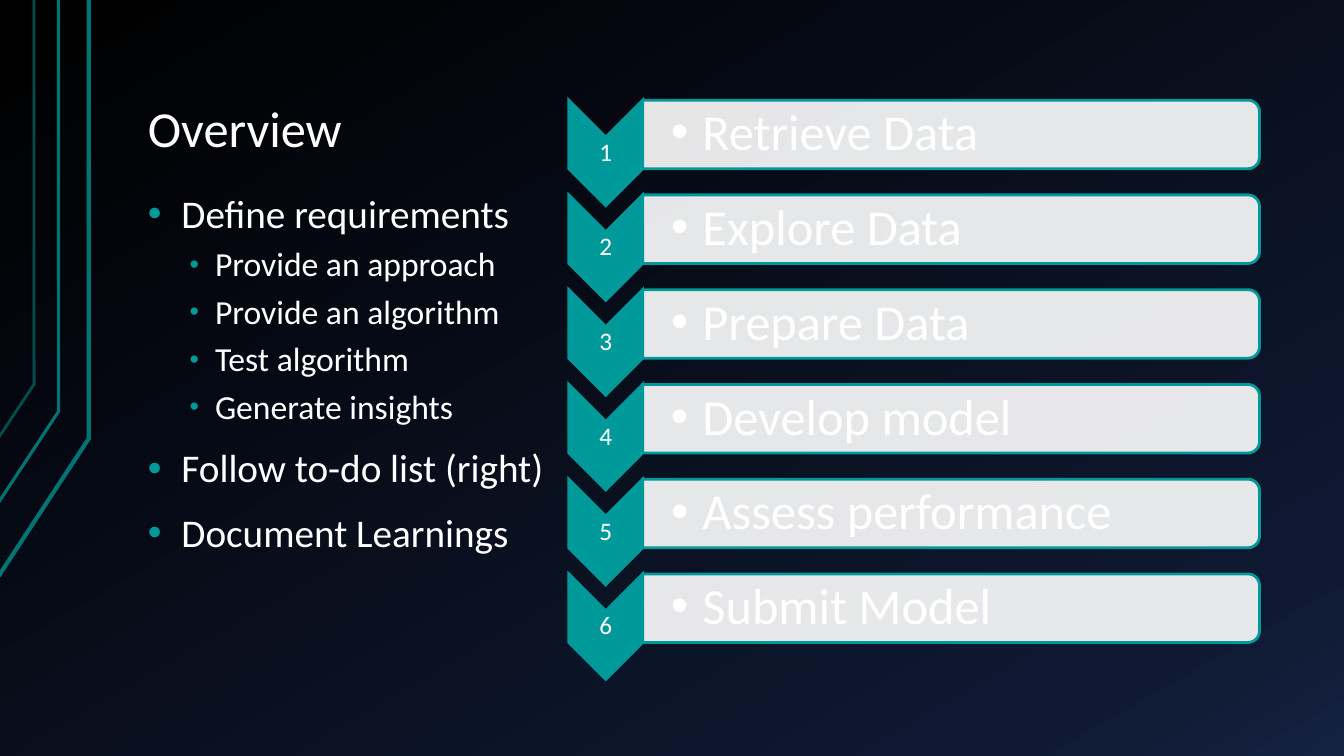
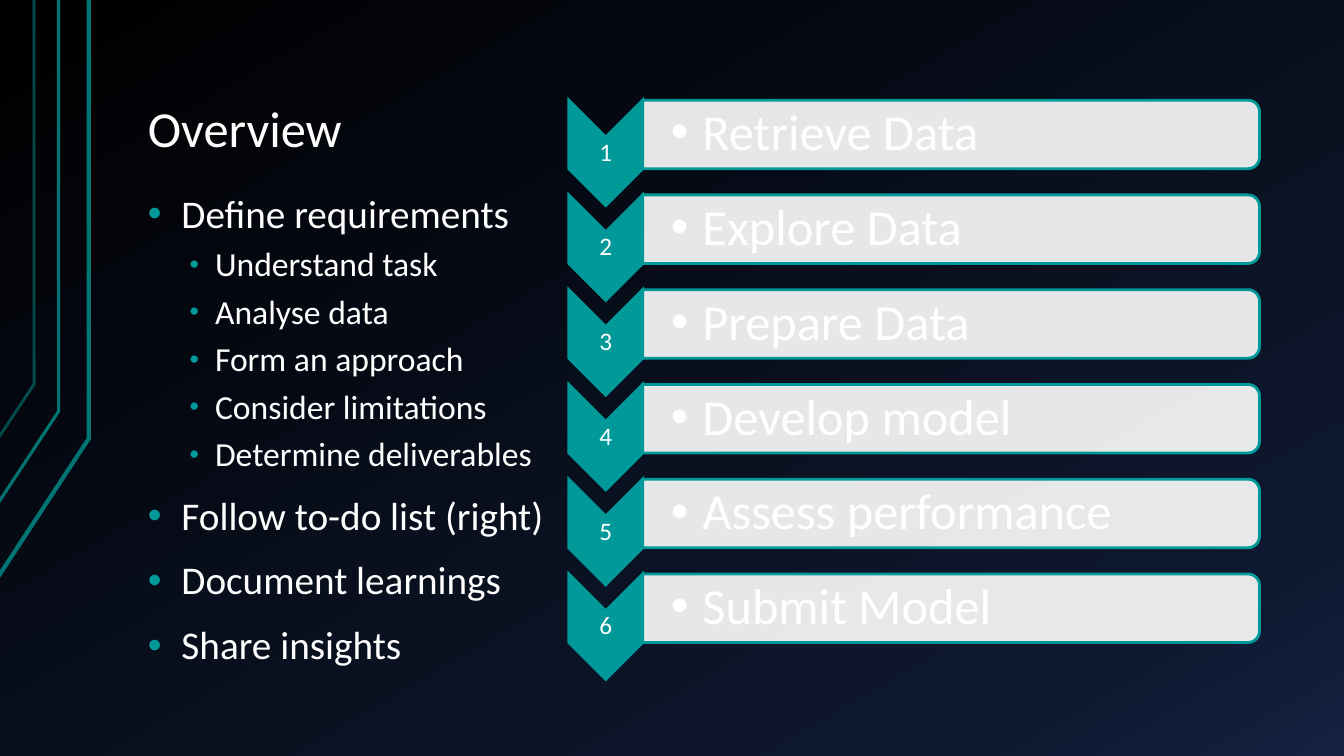
Before and after one commit to sofiary/teamunicornn, a slide deck: slide 5 of Western Power Hack-a-Gig Presentation.pptx. Drawn at 1344x756 pixels with LibreOffice and Linux fonts; fonts in the diff are those of the drawing. Boxes give left, top, right and bottom in pixels: in the first picture for what was removed or moved away, otherwise in the second. Text is boxed around its words. In the diff, an @@ line names an element or a change of style, - is before the commit and + after.

```diff
--- a/Western Power Hack-a-Gig Presentation.pptx
+++ b/Western Power Hack-a-Gig Presentation.pptx
@@ text at (215,252,532,467): text changed @@
-  • Provide an approach
-  • Provide an algorithm
-  • Test algorithm
-  • Generate insights
+  • Understand task
+  • Analyse data
+  • Form an approach
+  • Consider limitations
+  • Determine deliverables
@@ text at (181,566,501,666): text changed @@
-• Document Learnings
+• Document learnings
+• Share insights
```
Also in this commit, not shown: 9 slides added, 1 slide removed, 1 other file.
